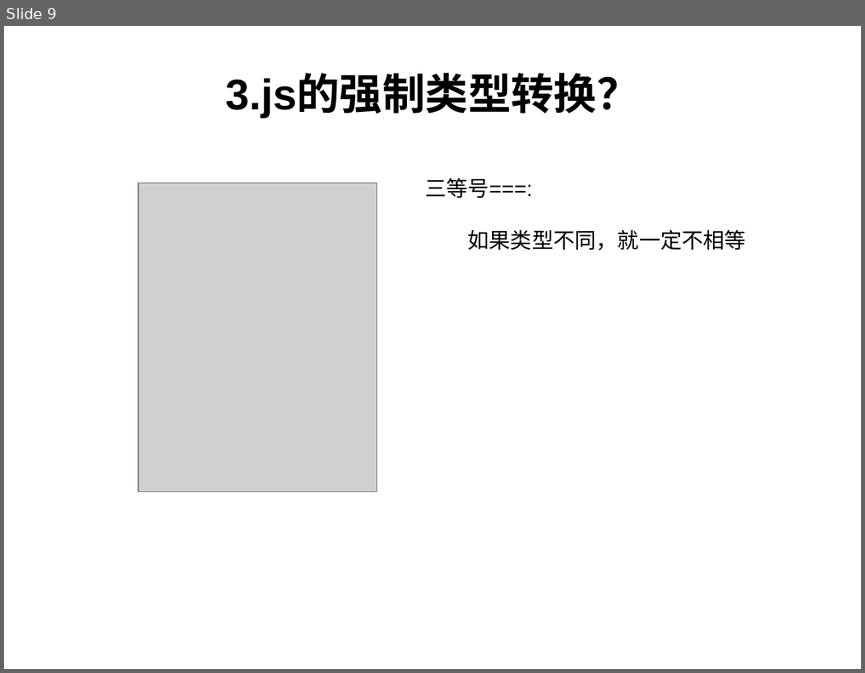
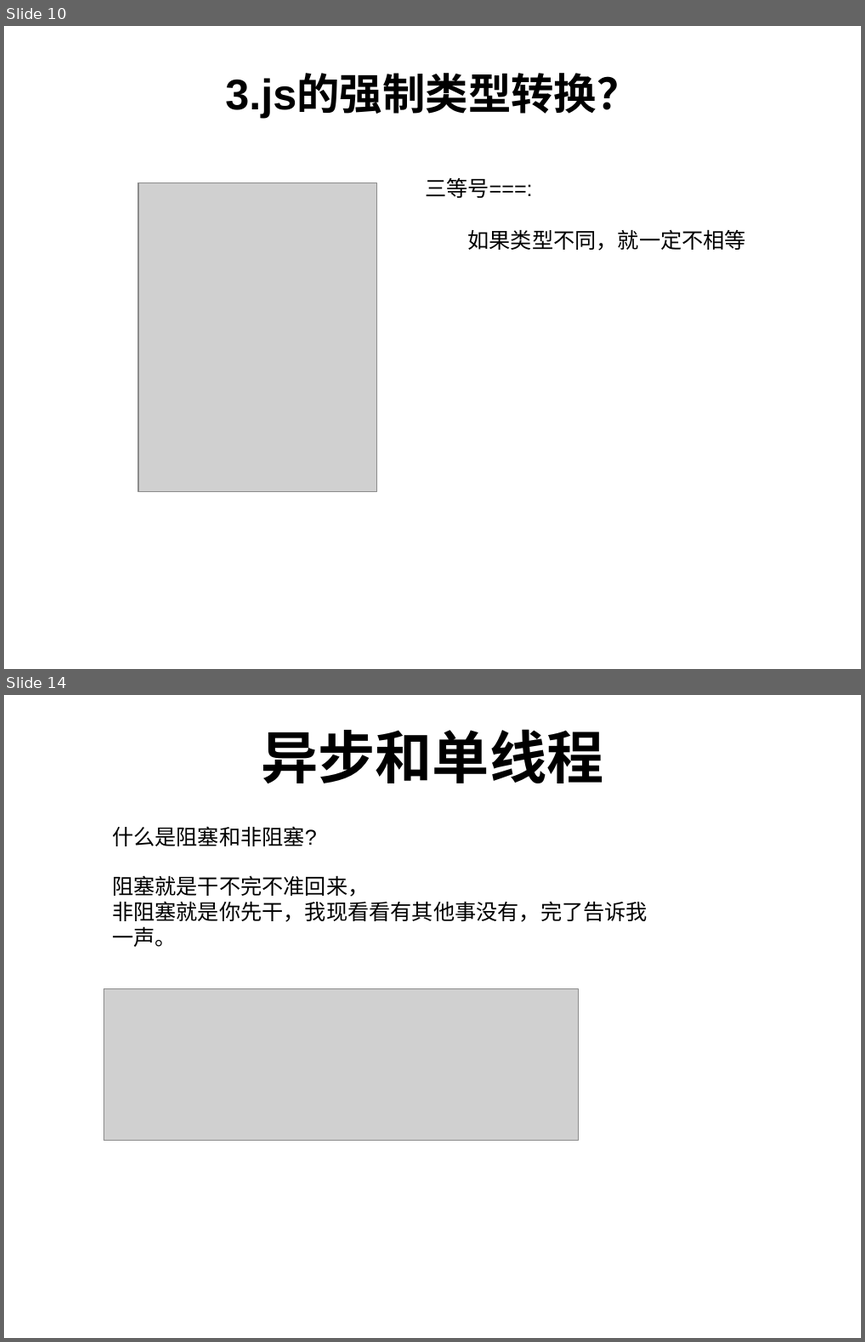
Before and after one commit to FireSmallPanda/swdt, a slide deck: javascript技术分享/javascript基础分享.ppt. Shown one above the other, each under a label of ours: slide 9 before the commit, slides 10 and 14 after it; the slides between them are not shown. The pictures are 865x673 and 865x1342 pixels, drawn with LibreOffice and Linux fonts; fonts in the diff are those of the drawing; grey boxes stand for pictures. Boxes give left, top, right and bottom in pixels: in the first picture for what was removed or moved away, otherwise in the second. Text is boxed around its words. In the diff, an @@ line names an element or a change of style, - is before the commit and + after.

Commit message:
add:添加分享到异步

```diff
--- a/javascript技术分享/javascript基础分享.ppt
+++ b/javascript技术分享/javascript基础分享.ppt
@@ slide 14 added at bbox=[4, 695, 861, 1338], background #FFFFFF @@
@@ text added at bbox=[261, 729, 603, 783], 48 pt, text #000000, bold @@
+异步和单线程
@@ text added at bbox=[112, 826, 317, 846], 18 pt, text #000000 @@
+什么是阻塞和非阻塞?
@@ text added at bbox=[112, 875, 647, 947], 18 pt, text #000000 @@
+阻塞就是干不完不准回来，
+非阻塞就是你先干，我现看看有其他事没有，完了告诉我一声。
@@ picture added at bbox=[103, 989, 577, 1140] @@
@@ what was slide 9 is now slide 10 @@
```
Also in this commit, not shown: 1 slide changed, 4 other slides added, 1 slide removed, 2 other files.
